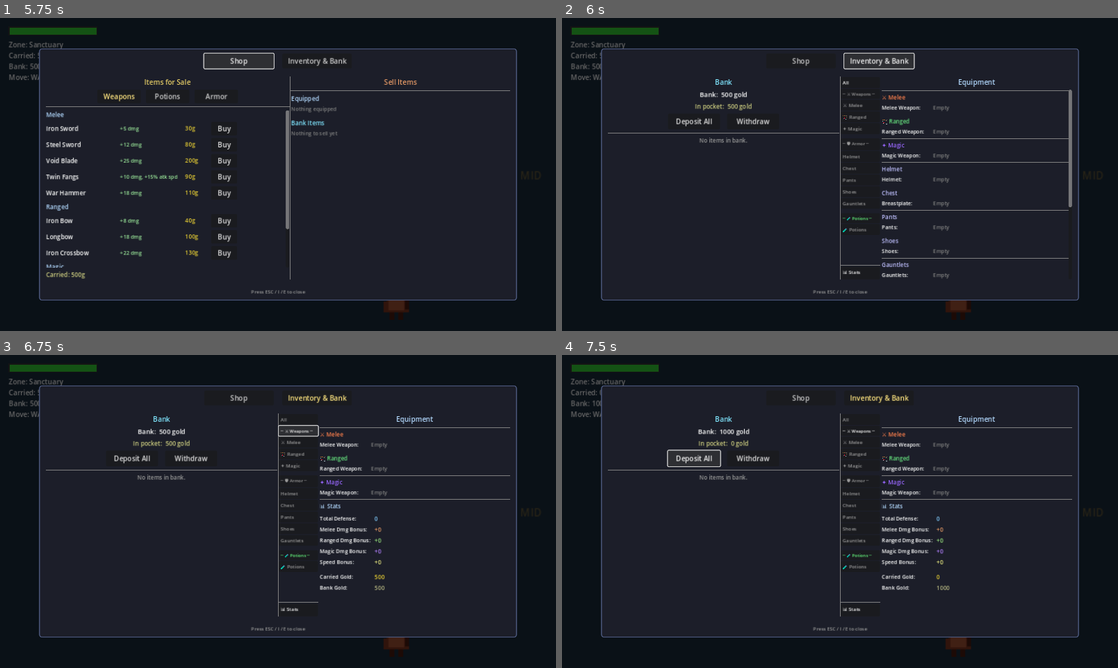
Above: before the commit, frames 1-4 (two rows, left to right).
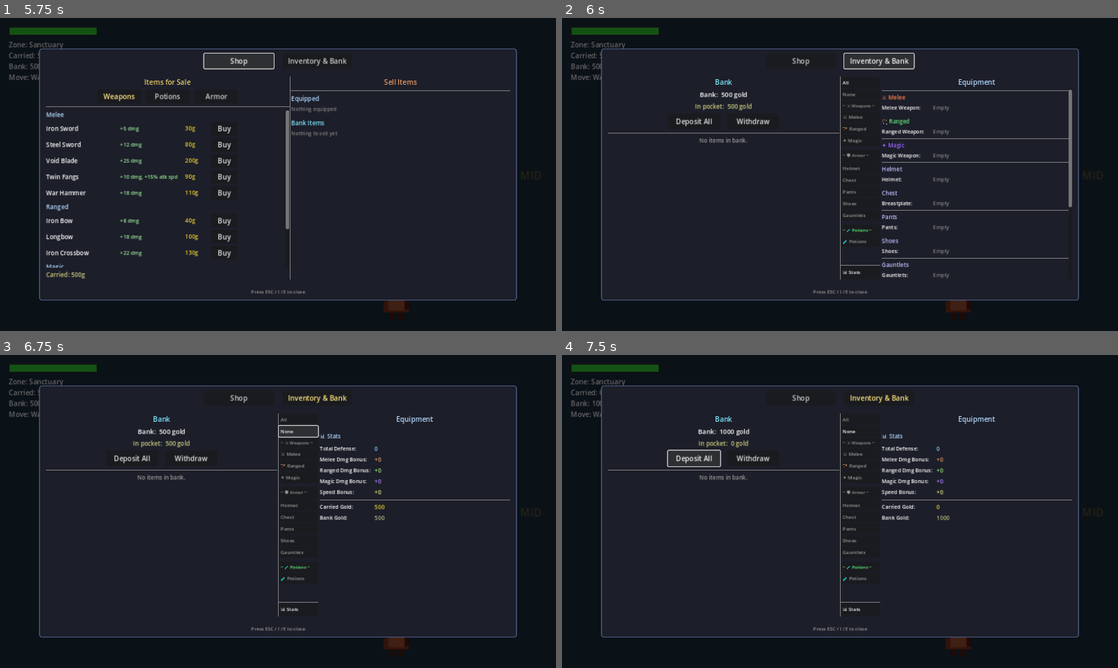
Above: after the commit, the same moments.

Repository: cbradshaw11/game-concept
Game: Godot game, scene res://scenes/world/world_scene.tscn
Same seed, same stepped clock (60 frames per second), same inputs: the game is played once before the commit and once after it.
Inputs (mouse positions are in pixels of both pictures, inside the frame that each line leads up to):
- Up to frame 1 (5.75 s): tap Enter at 0.5 s; hold Right (ui_right) 0.53-1.28 s; tap Space (attack) at 0.6 s; hold Down (ui_down) 1.28-2.03 s; tap R (attack_magic) at 1.35 s; hold Right (ui_right) 2.03-2.78 s; tap Z (attack_melee) at 2.1 s; hold Up (ui_up) 2.78-3.53 s; tap Q (attack_ranged) at 2.85 s; hold Left (ui_left) 3.53-5 s; tap X (guard) at 3.6 s; tap E (interact) at 4.35 s; click "Shop" at 5 s
- Up to frame 2 (6 s): click "Inventory & Bank" at 5.75 s
- Up to frame 3 (6.75 s): click (300, 430) at 6.5 s, where only the run after the commit has a clickable "None"
- Up to frame 4 (7.5 s): click "Deposit All" at 7.25 s

Frame 1 is identical in both runs. In frame 2, 0.4% of the frame differs, in the area x 50-57%, y 23-73%; in frame 3, 2.2%, in the area x 50-92%, y 23-76%; in frame 4, 2.1%.

Commit message:
feat: add None filter option — hides all items, shows stats only

Diff:
--- a/game/scenes/hub/unified_menu.gd
+++ b/game/scenes/hub/unified_menu.gd
@@ -906,8 +906,10 @@
 		var potion_keys := ["all", "stats", "potions"]
 		var item_key: String = cfg["key"]
 		var show := false
-		if equip_filter == "all" or equip_filter == "stats":
+		if equip_filter in ["all", "stats"]:
 			show = true
+		elif equip_filter == "none":
+			show = false
 		elif item_key in ["melee", "ranged", "magic"] and equip_filter in weapon_keys:
 			show = equip_filter == "weapons" or equip_filter == item_key
 		elif item_key in ["helmet", "breastplate", "pants", "shoes", "gauntlets"] and equip_filter in armor_keys:
@@ -1076,6 +1078,7 @@
 
 	var filters := [
 		["All", "all", ""],
+		["None", "none", ""],
 		["_header_", "Weapons", "⚔", "weapons", Color(0.9, 0.6, 0.3)],
 		["⚔ Melee", "melee", ""],
 		["🏹 Ranged", "ranged", ""],
@@ -1166,12 +1169,14 @@
 			is_active = equip_filter in ["weapons", "melee", "ranged", "magic"]
 		elif k == "armor":
 			is_active = equip_filter in ["armor", "helmet", "breastplate", "pants", "shoes", "gauntlets"]
+		elif k == "none":
+			is_active = equip_filter == "none"
 		else:
 			is_active = k == equip_filter
 		btn.add_theme_color_override("font_color", Color(1.0, 1.0, 1.0) if is_active else Color(0.6, 0.6, 0.6))
 
 func _update_equip_section_visibility() -> void:
-	var show_potions: bool = equip_filter in ["all", "potions"]
+	var show_potions: bool = equip_filter in ["all", "potions"] and equip_filter != "none"
 	potions_sep_node.visible = show_potions
 	pot_title_node.visible = show_potions
 	potions_vbox.visible = show_potions
@@ -1190,8 +1195,8 @@
 	if inv == null:
 		return
 
-	# Hide slots entirely for potions/stats-only filters
-	if equip_filter == "potions" or equip_filter == "stats":
+	# Hide slots entirely for potions/stats/none filters
+	if equip_filter in ["potions", "stats", "none"]:
 		return
 
 	var weapon_filters := ["all", "weapons", "melee", "ranged", "magic"]
